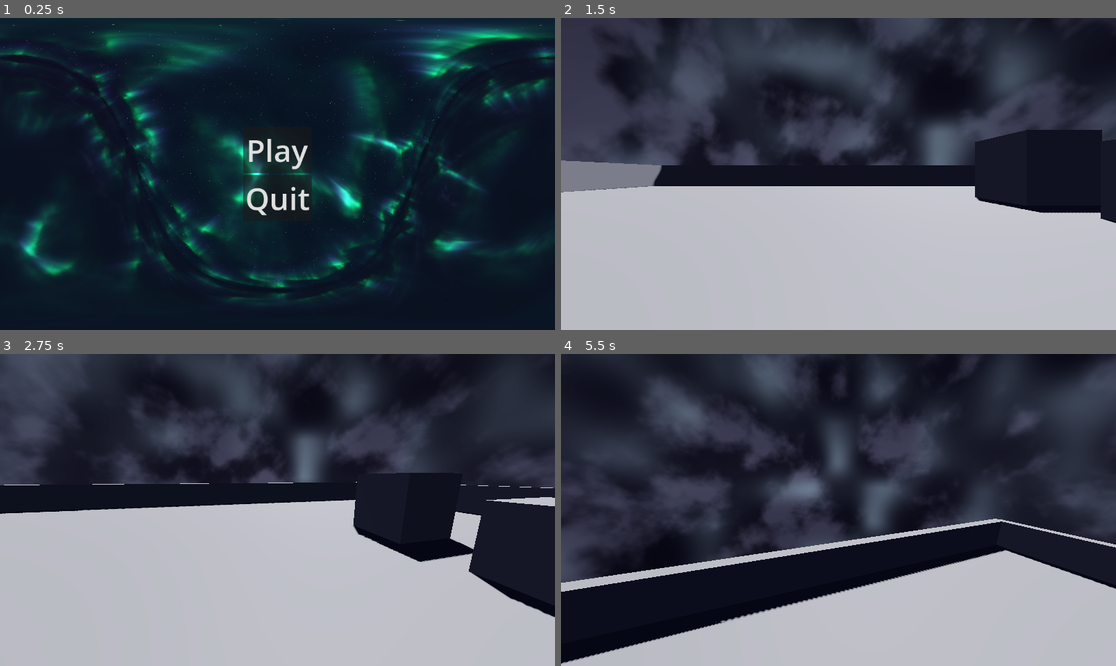
Above: before the commit, frames 1-4 (two rows, left to right).
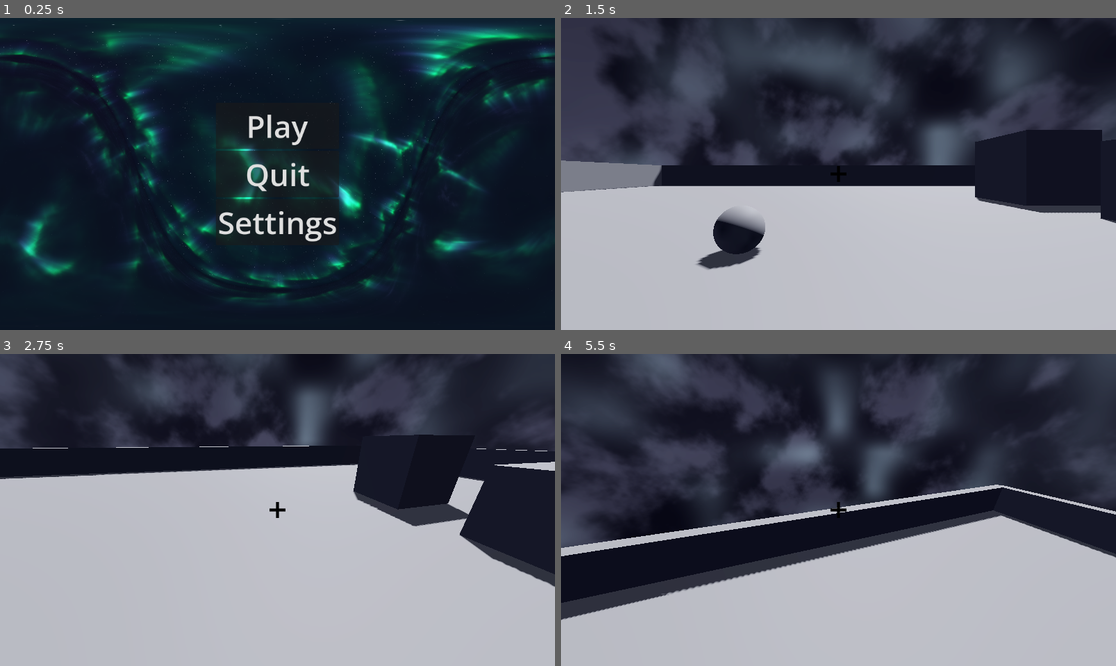
Above: after the commit, the same moments.

Repository: moos4/spacenautica
Game: Godot game, scene res://scenes/title.tscn
Same seed, same stepped clock (60 frames per second), same inputs: the game is played once before the commit and once after it.
Inputs (mouse positions are in pixels of both pictures, inside the frame that each line leads up to):
- Up to frame 1 (0.25 s): no input
- Up to frame 2 (1.5 s): click (838, 220) at 0.5 s, where only the run after the commit has a clickable "Settings"; click "Play" at 1.25 s
- Up to frame 3 (2.75 s): tap Enter at 2 s; move the mouse to (305, 510) at 2.02 s; hold W (up) from 2.03 s (still down); tap E (interact, bound only after the commit) at 2.1 s; tap Space (jump) at 2.27 s
- Up to frame 4 (5.5 s): keep holding W (up); move the mouse to (810, 510) at 2.77 s; tap Ctrl (sprint) at 2.85 s; tap Space (jump) at 3.02, 4.52, 5.27 s; tap E (interact, bound only after the commit) at 3.05, 3.6, 4.35, 5.3 s; move the mouse to (849, 503) at 3.52 s; move the mouse to (832, 516) at 4.27 s; move the mouse to (877, 513) at 5.02 s; hold Ctrl (sprint) from 5.03 s (still down)

The runs differ from the first frame. In frame 1, 2.8% of the frame differs, in the area x 38-62%, y 27-72%; in frame 2, 2.0%; in frame 3, 28%; in frame 4, 41%, in the area x 0-100%, y 0-100%.

Commit message:
idk what i did but crosshairs aswell :3

Diff:
--- a/project.godot
+++ b/project.godot
@@ -55,9 +55,14 @@
 "events": [Object(InputEventKey,"resource_local_to_scene":false,"resource_name":"","device":-1,"window_id":0,"alt_press …(195 unchanged characters)…
 ]
 }
-quit={
+f5={
 "deadzone": 0.2,
-"events": [Object(InputEventKey,"resource_local_to_scene":fa …(145 unchanged characters)… lse,"keycode":0,"physical_keycode":4194305,"key_label":0,"unicode":0,"location":0,"echo":false,"script":null)
+"events": [Object(InputEventKey,"resource_local_to_scene":fa …(145 unchanged characters)… lse,"keycode":0,"physical_keycode":4194336,"key_label":0,"unicode":0,"location":0,"echo":false,"script":null)
+]
+}
+interact={
+"deadzone": 0.2,
+"events": [Object(InputEventKey,"resource_local_to_scene":false,"resource_name":"","device":-1,"window_id":0,"alt_pressed":false,"shift_pressed":false,"ctrl_pressed":false,"meta_pressed":false,"pressed":false,"keycode":0,"physical_keycode":69,"key_label":0,"unicode":101,"location":0,"echo":false,"script":null)
 ]
 }
 
--- a/scenes/World.tscn
+++ b/scenes/World.tscn
@@ -2,6 +2,7 @@
 
 [ext_resource type="Shader" uid="uid://dtlbgjt8qtao8" path="res://assets/shaders/Sky.gdshader" id="1_32lhk"]
 [ext_resource type="PackedScene" uid="uid://dyaixnmdmwlx2" path="res://scenes/player.tscn" id="1_kqs1s"]
+[ext_resource type="PackedScene" uid="uid://cumrtrqu4bfsv" path="res://scenes/item.tscn" id="3_7g83o"]
 
 [sub_resource type="ShaderMaterial" id="ShaderMaterial_7g83o"]
 shader = ExtResource("1_32lhk")
@@ -20,6 +21,8 @@
 [sub_resource type="Environment" id="Environment_g2h84"]
 background_mode = 2
 sky = SubResource("Sky_d1c63")
+ambient_light_color = Color(1, 1, 1, 1)
+ambient_light_energy = 7.5
 tonemap_mode = 2
 glow_enabled = true
 
@@ -72,5 +75,9 @@
 [node name="DirectionalLight3D" type="DirectionalLight3D" parent="Map" unique_id=1026976672]
 transform = Transform3D(-0.866023, -0.433016, 0.250001, 0, 0.499998, 0.866027, -0.500003, 0.749999, -0.43301, 0, 0, 0)
 shadow_enabled = true
+shadow_opacity = 0.95
 
 [node name="Player" parent="." unique_id=1307766356 instance=ExtResource("1_kqs1s")]
+
+[node name="Item" parent="." unique_id=1154557784 instance=ExtResource("3_7g83o")]
+transform = Transform3D(1, 0, 0, 0, 1, 0, 0, 0, 1, -2.0188112, 0.5009997, -4.313361)
--- /dev/null
+++ b/scenes/item.tscn
@@ -0,0 +1,16 @@
+[gd_scene format=3 uid="uid://cumrtrqu4bfsv"]
+
+[ext_resource type="Script" uid="uid://drf0gehbpb0of" path="res://scripts/item.gd" id="1_4gq7n"]
+
+[sub_resource type="SphereShape3D" id="SphereShape3D_s8enn"]
+
+[sub_resource type="SphereMesh" id="SphereMesh_4gq7n"]
+
+[node name="Item" type="RigidBody3D" unique_id=1154557784]
+script = ExtResource("1_4gq7n")
+
+[node name="CollisionShape3D" type="CollisionShape3D" parent="." unique_id=116877674]
+shape = SubResource("SphereShape3D_s8enn")
+
+[node name="MeshInstance3D" type="MeshInstance3D" parent="." unique_id=967974063]
+mesh = SubResource("SphereMesh_4gq7n")
--- a/scenes/player.tscn
+++ b/scenes/player.tscn
@@ -1,6 +1,7 @@
 [gd_scene format=3 uid="uid://dyaixnmdmwlx2"]
 
-[ext_resource type="Script" uid="uid://cgtej73y43b0u" path="res://Scripts/Player.gd" id="1_3vyb7"]
+[ext_resource type="Script" uid="uid://cgtej73y43b0u" path="res://scripts/Player.gd" id="1_3vyb7"]
+[ext_resource type="Texture2D" uid="uid://e50vy6vdowmj" path="res://assets/textures/crosshair_x.png" id="2_g2els"]
 
 [sub_resource type="CapsuleMesh" id="CapsuleMesh_xc2g5"]
 
@@ -21,3 +22,17 @@
 transform = Transform3D(1, 0, 0, 0, 1, 0, 0, 0, 1, 0, 1.67939, 0)
 
 [node name="Camera3D" type="Camera3D" parent="Head" unique_id=169079314]
+
+[node name="RayCast3D" type="RayCast3D" parent="Head/Camera3D" unique_id=1613520268]
+target_position = Vector3(0, 0, -2.5)
+
+[node name="CenterContainer" type="CenterContainer" parent="Head/Camera3D" unique_id=260599658]
+anchors_preset = 15
+anchor_right = 1.0
+anchor_bottom = 1.0
+grow_horizontal = 2
+grow_vertical = 2
+
+[node name="TextureRect" type="TextureRect" parent="Head/Camera3D/CenterContainer" unique_id=6389006]
+layout_mode = 2
+texture = ExtResource("2_g2els")
--- /dev/null
+++ b/scenes/settings.tscn
@@ -0,0 +1,28 @@
+[gd_scene format=3 uid="uid://bafwacpdu8l53"]
+
+[ext_resource type="Script" uid="uid://c60qf8msrfq2" path="res://scripts/settings.gd" id="1_5p8wc"]
+
+[node name="Settigns" type="Control" unique_id=1479193919]
+layout_mode = 3
+anchors_preset = 15
+anchor_right = 1.0
+anchor_bottom = 1.0
+grow_horizontal = 2
+grow_vertical = 2
+script = ExtResource("1_5p8wc")
+
+[node name="Panel" type="Panel" parent="." unique_id=1144161829]
+layout_mode = 1
+anchors_preset = 15
+anchor_right = 1.0
+anchor_bottom = 1.0
+grow_horizontal = 2
+grow_vertical = 2
+
+[node name="Button" type="Button" parent="Panel" unique_id=453799186]
+layout_mode = 0
+offset_left = 10.0
+offset_top = 10.0
+offset_right = 55.0
+offset_bottom = 41.0
+text = "back"
--- a/scenes/title.tscn
+++ b/scenes/title.tscn
@@ -1,7 +1,7 @@
 [gd_scene format=3 uid="uid://cu11s8ivagis7"]
 
 [ext_resource type="Shader" uid="uid://4ykp1fb8brt1" path="res://assets/shaders/background.gdshader" id="1_4ignj"]
-[ext_resource type="Script" uid="uid://dq5ni5yorabt" path="res://scenes/title.gd" id="1_wosw1"]
+[ext_resource type="Script" uid="uid://dq5ni5yorabt" path="res://scripts/title.gd" id="1_wosw1"]
 
 [sub_resource type="ShaderMaterial" id="ShaderMaterial_wosw1"]
 shader = ExtResource("1_4ignj")
@@ -29,26 +29,47 @@
 grow_horizontal = 2
 grow_vertical = 2
 
-[node name="CenterContainer" type="CenterContainer" parent="." unique_id=1117928625]
+[node name="HBoxContainer" type="HBoxContainer" parent="." unique_id=2046396033]
 layout_mode = 1
 anchors_preset = 15
 anchor_right = 1.0
 anchor_bottom = 1.0
 grow_horizontal = 2
 grow_vertical = 2
+alignment = 1
 
-[node name="VBoxContainer" type="VBoxContainer" parent="CenterContainer" unique_id=1262722456]
+[node name="VBoxContainer" type="VBoxContainer" parent="HBoxContainer" unique_id=1262722456]
 layout_mode = 2
+alignment = 1
 
-[node name="start" type="Button" parent="CenterContainer/VBoxContainer" unique_id=1077050437]
+[node name="start" type="Button" parent="HBoxContainer/VBoxContainer" unique_id=1077050437]
 layout_mode = 2
 theme_override_font_sizes/font_size = 64
 text = "Play"
 
-[node name="quit" type="Button" parent="CenterContainer/VBoxContainer" unique_id=519635623]
+[node name="quit" type="Button" parent="HBoxContainer/VBoxContainer" unique_id=519635623]
 layout_mode = 2
 theme_override_font_sizes/font_size = 64
 text = "Quit"
 
-[connection signal="pressed" from="CenterContainer/VBoxContainer/start" to="." method="_on_start_pressed"]
-[connection signal="pressed" from="CenterContainer/VBoxContainer/quit" to="." method="_on_quit_pressed"]
+[node name="settings" type="Button" parent="HBoxContainer/VBoxContainer" unique_id=61022903]
+layout_mode = 2
+theme_override_font_sizes/font_size = 64
+text = "Settings
+"
+
+[node name="CenterContainer" type="CenterContainer" parent="." unique_id=1117928625]
+layout_mode = 1
+anchors_preset = 15
+anchor_right = 1.0
+anchor_bottom = 1.0
+offset_left = -548.0
+offset_top = 656.0
+offset_right = -548.0
+offset_bottom = 656.0
+grow_horizontal = 2
+grow_vertical = 2
+
+[connection signal="pressed" from="HBoxContainer/VBoxContainer/start" to="." method="_on_start_pressed"]
+[connection signal="pressed" from="HBoxContainer/VBoxContainer/quit" to="." method="_on_quit_pressed"]
+[connection signal="pressed" from="HBoxContainer/VBoxContainer/settings" to="." method="_on_settings_pressed"]
--- a/scripts/Player.gd
+++ b/scripts/Player.gd
@@ -19,6 +19,7 @@
 
 @onready var head = $Head
 @onready var camera = $Head/Camera3D
+@onready var interact_ray = $Head/Camera3D/RayCast3D
 
 
 func _ready():
@@ -30,15 +31,18 @@
 		head.rotate_y(-event.relative.x * SENSITIVITY)
 		camera.rotate_x(-event.relative.y * SENSITIVITY)
 		camera.rotation.x = clamp(camera.rotation.x, deg_to_rad(-90), deg_to_rad(90))
+	if Input.is_action_just_pressed("interact"): # Make sure to add "interact" in Input Map (e.g., 'E')
+		if check_interaction() == true:
+			var collider = interact_ray.get_collider()
+			collider.collect()
+	if Input.is_action_pressed("ui_cancel"):
+		get_tree().quit()
 
 
 func _physics_process(delta):
 	# Add the gravity.
 	if not is_on_floor():
 		velocity.y -= gravity * delta
-
-	if Input.is_action_pressed("quit"):
-		get_tree().quit()
 
 	# Handle Jump.
 	if Input.is_action_just_pressed("jump") and is_on_floor():
@@ -72,6 +76,7 @@
 	var target_fov = BASE_FOV + FOV_CHANGE * velocity_clamped
 	camera.fov = lerp(camera.fov, target_fov, delta * 8.0)
 
+	check_interaction()
 	move_and_slide()
 
 
@@ -80,3 +85,12 @@
 	pos.y = sin(time * BOB_FREQ) * BOB_AMP
 	pos.x = cos(time * BOB_FREQ / 2) * BOB_AMP
 	return pos
+
+func check_interaction():
+	var collider = interact_ray.get_collider()
+	if collider is Interactable and interact_ray.is_colliding():
+		$Head/Camera3D/CenterContainer/TextureRect.texture = load("res://assets/textures/crosshair_o.png")
+		return true
+	else:
+		$Head/Camera3D/CenterContainer/TextureRect.texture = load("res://assets/textures/crosshair_x.png")
+		return false
--- /dev/null
+++ b/scripts/item.gd
@@ -0,0 +1,8 @@
+extends RigidBody3D
+class_name Interactable # This lets the player script identify it easily
+
+@export var item_name: String = "Generic Item"
+
+func collect():
+	print("Picked up: ", item_name)
+	queue_free() # Removes the item from the world
--- /dev/null
+++ b/scripts/settings.gd
@@ -0,0 +1,11 @@
+extends Control
+
+
+# Called when the node enters the scene tree for the first time.
+func _ready() -> void:
+	pass # Replace with function body.
+
+
+# Called every frame. 'delta' is the elapsed time since the previous frame.
+func _process(delta: float) -> void:
+	pass
--- a/scenes/title.gd
+++ b/scripts/title.gd
@@ -17,3 +17,7 @@
 
 func _on_start_pressed() -> void:
 	get_tree().change_scene_to_file("res://scenes/World.tscn")
+
+
+func _on_settings_pressed() -> void:
+	get_tree()
Binary file added: assets/textures/crosshair_o.png
Not shown, added: assets/textures/crosshair_o.png.import
Binary file added: assets/textures/crosshair_x.png
Not shown, added: assets/textures/crosshair_x.png.import
Binary file added: assets/textures/placeholder.png
Not shown, added: assets/textures/placeholder.png.import
Not shown, added: scripts/item.gd.uid
Not shown, added: scripts/settings.gd.uid
Renamed: scenes/title.gd.uid -> scripts/title.gd.uid
